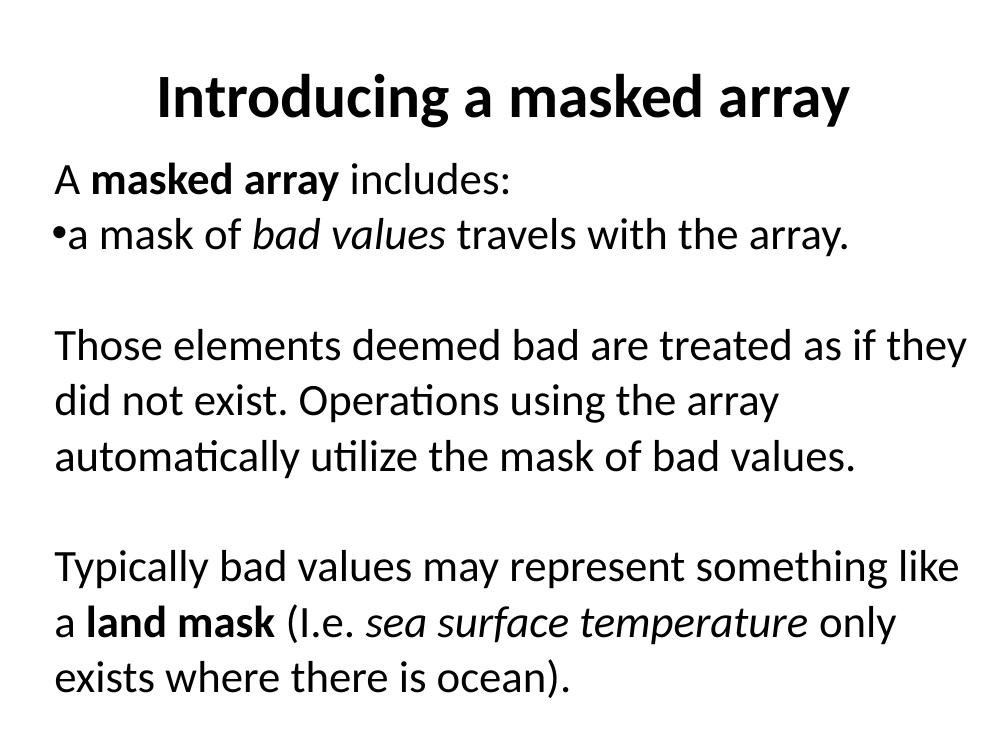
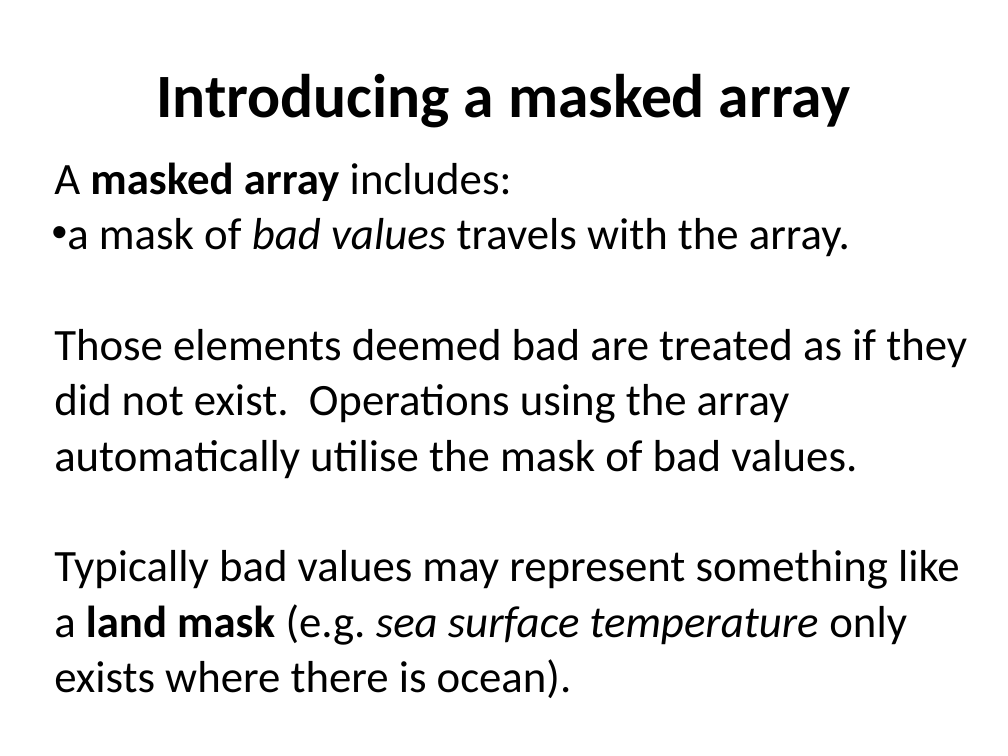
Before and after one commit to ncasuk/ncas-isc, a slide deck: slide 30 of python/presentations/handling_arrays/numpy.ppt. Drawn at 1008x756 pixels with LibreOffice and Linux fonts; fonts in the diff are those of the drawing; background and template pictures are left out. Boxes give left, top, right and bottom in pixels: in the first picture for what was removed or moved away, otherwise in the second. Text is boxed around its words. In the diff, an @@ line names an element or a change of style, - is before the commit and + after.

```diff
--- a/python/presentations/handling_arrays/numpy.ppt
+++ b/python/presentations/handling_arrays/numpy.ppt
@@ text at (x1=54, y1=329, x2=967, y2=698): text changed @@
-Those elements deemed bad are treated as if they did not exist. Operations using the array automatically utilize the mask of bad values.
-Typically bad values may represent something like a land mask (I.e. sea surface temperature only exists where there is ocean).
+Those elements deemed bad are treated as if they did not exist. Operations using the array automatically utilise the mask of bad values.
+Typically bad values may represent something like a land mask (e.g. sea surface temperature only exists where there is ocean).
```
Also in this commit, not shown: 11 other slides changed, 4 slides added, 3 slides removed.
